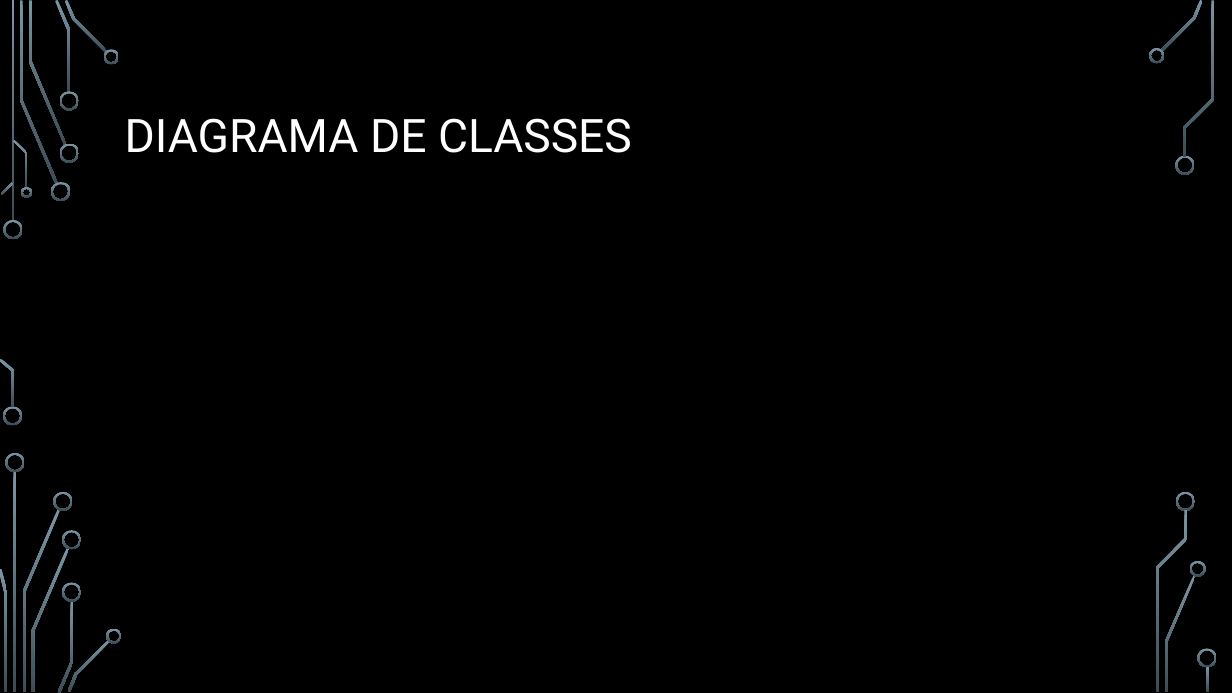
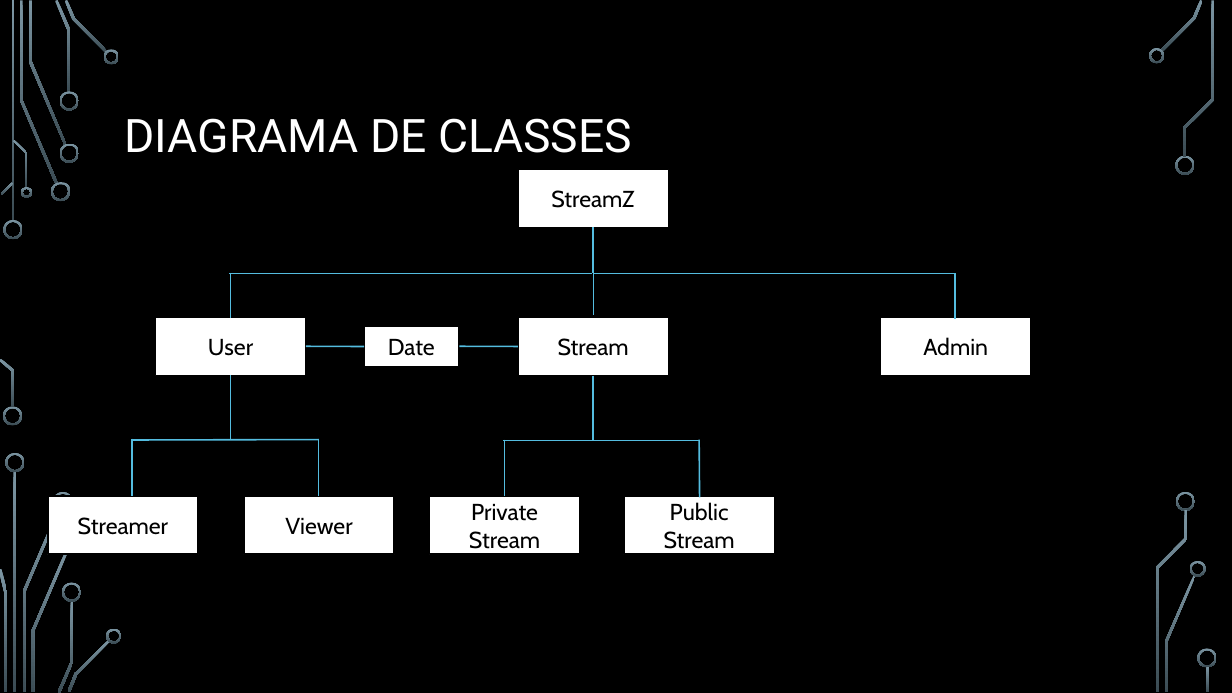
Before and after one commit to BrunoRosendo/StreamZ-AEDA-proj-, a slide deck: slide 6 of StreamZ.pptx. Drawn at 1232x693 pixels with LibreOffice and Linux fonts; fonts in the diff are those of the drawing; background and template pictures are left out. Boxes give left, top, right and bottom in pixels: in the first picture for what was removed or moved away, otherwise in the second. Text is boxed around its words. In the diff, an @@ line names an element or a change of style, - is before the commit and + after.

```diff
--- a/StreamZ.pptx
+++ b/StreamZ.pptx
@@ rectangle added at bbox=[518, 169, 668, 227], fill #FFFFFF, outline #000000 1.25 pt, 18 pt, text #000000 @@
+StreamZ
@@ line added from (593, 227) to (593, 273), #54BCDF 1.25 pt @@
@@ line added from (229, 274) to (592, 274), #54BCDF 1.25 pt @@
@@ line added from (231, 273) to (231, 318), #54BCDF 1.25 pt @@
@@ line added from (593, 270) to (593, 315), #54BCDF 1.25 pt @@
@@ line added from (593, 274) to (956, 274), #54BCDF 1.25 pt @@
@@ line added from (955, 274) to (955, 319), #54BCDF 1.25 pt @@
@@ rectangle added at bbox=[155, 318, 306, 376], fill #FFFFFF, outline #000000 1.25 pt, 18 pt, text #000000 @@
+User
@@ rectangle added at bbox=[364, 326, 458, 368], fill #FFFFFF, outline #000000 1.25 pt, 18 pt, text #000000 @@
+Date
@@ rectangle added at bbox=[518, 317, 668, 375], fill #FFFFFF, outline #000000 1.25 pt, 18 pt, text #000000 @@
+Stream
@@ rectangle added at bbox=[881, 317, 1031, 375], fill #FFFFFF, outline #000000 1.25 pt, 18 pt, text #000000 @@
+Admin
@@ line added from (306, 347) to (364, 347), #54BCDF 1.25 pt @@
@@ line added from (459, 347) to (518, 347), #54BCDF 1.25 pt @@
@@ line added from (231, 375) to (231, 440), #54BCDF 1.25 pt @@
@@ line added from (593, 376) to (593, 441), #54BCDF 1.25 pt @@
@@ line added from (131, 440) to (319, 440), #54BCDF 1.25 pt @@
@@ line added from (132, 439) to (132, 496), #54BCDF 1.25 pt @@
@@ line added from (319, 439) to (319, 496), #54BCDF 1.25 pt @@
@@ line added from (504, 441) to (699, 441), #54BCDF 1.25 pt @@
@@ line added from (505, 440) to (505, 496), #54BCDF 1.25 pt @@
@@ line added from (700, 440) to (700, 497), #54BCDF 1.25 pt @@
@@ rectangle added at bbox=[48, 496, 199, 555], fill #FFFFFF, outline #000000 1.25 pt, 18 pt, text #000000 @@
+Streamer
@@ rectangle added at bbox=[244, 496, 395, 555], fill #FFFFFF, outline #000000 1.25 pt, 18 pt, text #000000 @@
+Viewer
@@ rectangle added at bbox=[430, 496, 580, 555], fill #FFFFFF, outline #000000 1.25 pt, 18 pt, text #000000 @@
+Private Stream
@@ rectangle added at bbox=[624, 496, 775, 555], fill #FFFFFF, outline #000000 1.25 pt, 18 pt, text #000000 @@
+Public Stream
@@ freeform shape removed at bbox=[62, 531, 81, 550] @@
```
